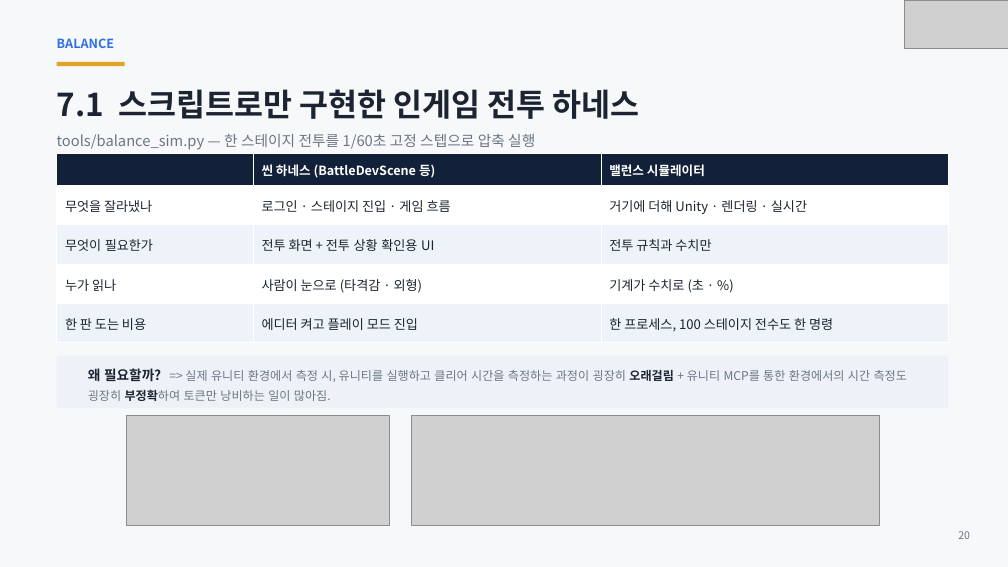
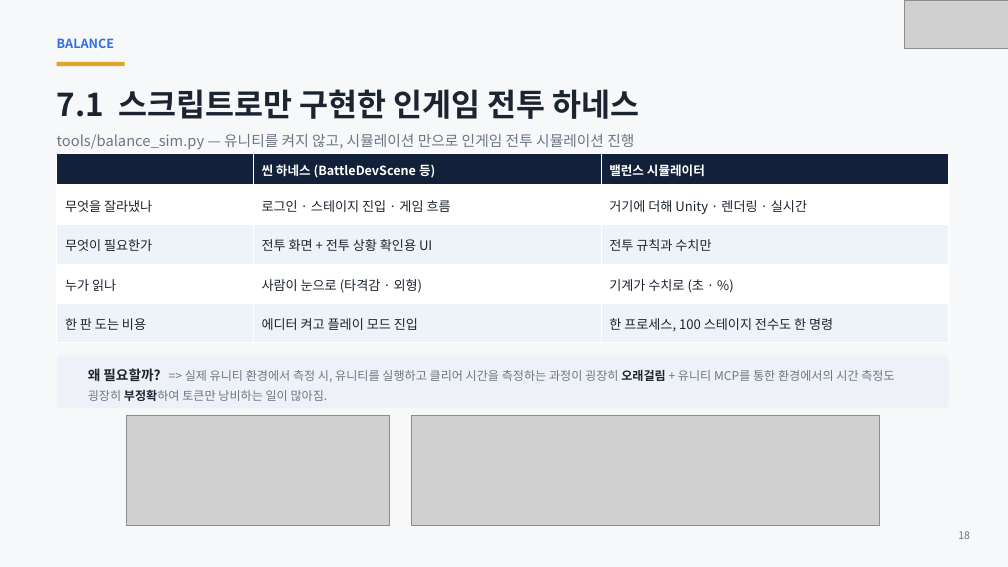
Before and after one commit to ks-wook/com2us-taskbar-hero, a slide deck: slide 18 of docs/com2us-taskbar-hero-발표자료.pptx (slide 20 before the commit). Drawn at 1008x567 pixels with LibreOffice and Linux fonts; fonts in the diff are those of the drawing; grey boxes stand for pictures. Boxes give left, top, right and bottom in pixels: in the first picture for what was removed or moved away, otherwise in the second. Text is boxed around its words. In the diff, an @@ line names an element or a change of style, - is before the commit and + after.

```diff
--- a/docs/com2us-taskbar-hero-발표자료.pptx
+++ b/docs/com2us-taskbar-hero-발표자료.pptx
@@ text at (57, 134, 634, 150): text changed @@
-tools/balance_sim.py — 한 스테이지 전투를 1/60초 고정 스텝으로 압축 실행
+tools/balance_sim.py — 유니티를 켜지 않고, 시뮬레이션 만으로 인게임 전투 시뮬레이션 진행
@@ table: place and size @@
-table at (57, 154, 949, 343)
+table at (57, 154, 949, 402)
```
Also in this commit, not shown: 35 other slides changed, 2 slides added, 4 slides removed, 1 other file.
